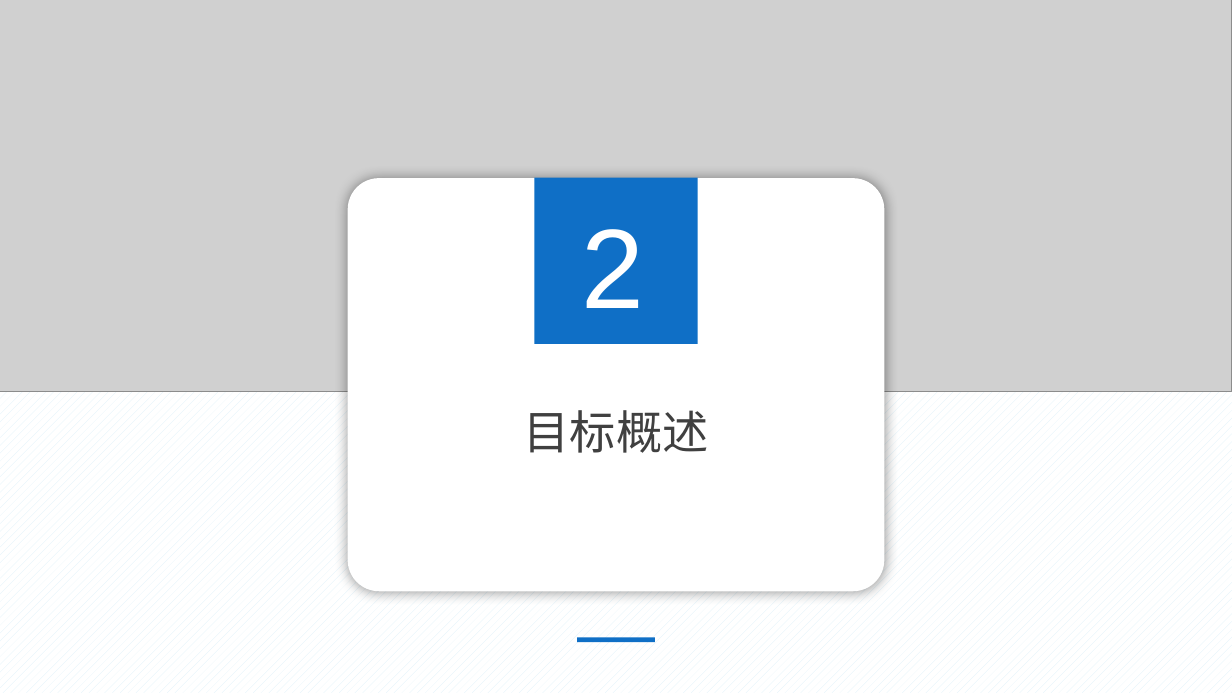
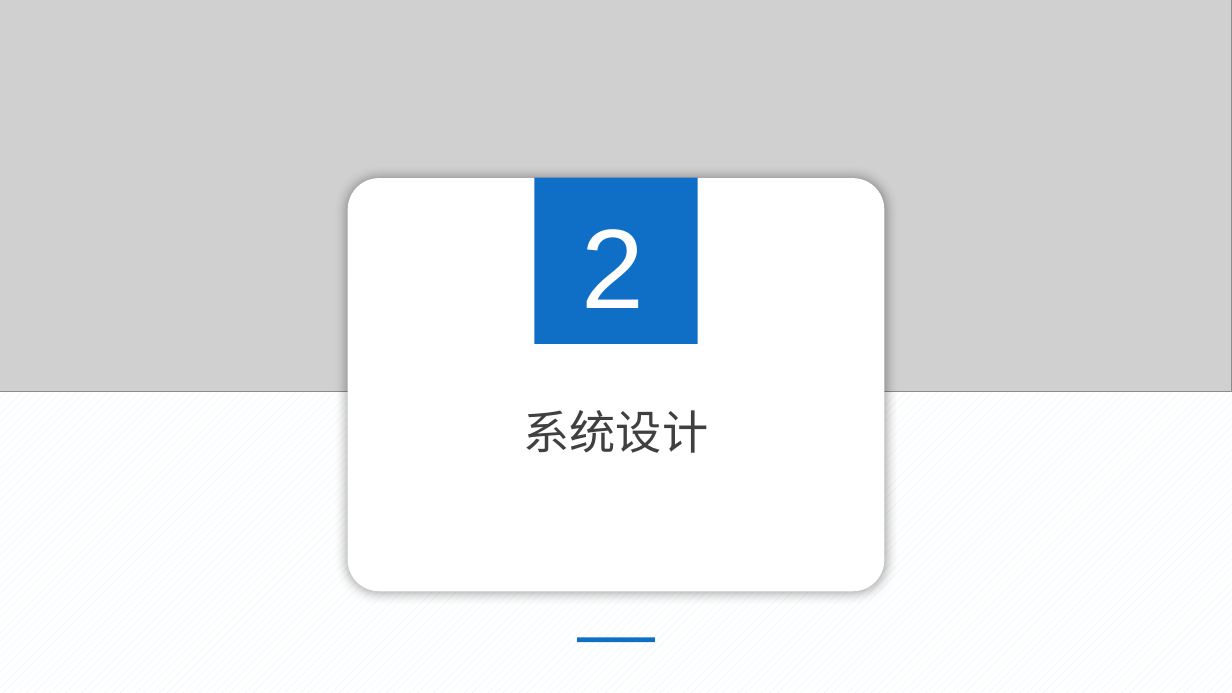
Before and after one commit to wenwudeng/MyDocument, a slide deck: slide 7 of 开题报告/宠物生活开题报告_邓文武_v1.0.pptx (slide 6 before the commit). Drawn at 1232x693 pixels with LibreOffice and Linux fonts; fonts in the diff are those of the drawing; grey boxes stand for pictures. Boxes give left, top, right and bottom in pixels: in the first picture for what was removed or moved away, otherwise in the second. Text is boxed around its words. In the diff, an @@ line names an element or a change of style, - is before the commit and + after.

```diff
--- a/开题报告/宠物生活开题报告_邓文武_v1.0.pptx
+++ b/开题报告/宠物生活开题报告_邓文武_v1.0.pptx
@@ text at [524,410,709,453]: text changed @@
-目标概述
+系统设计
```
Also in this commit, not shown: 4 other slides changed, 6 other files.
